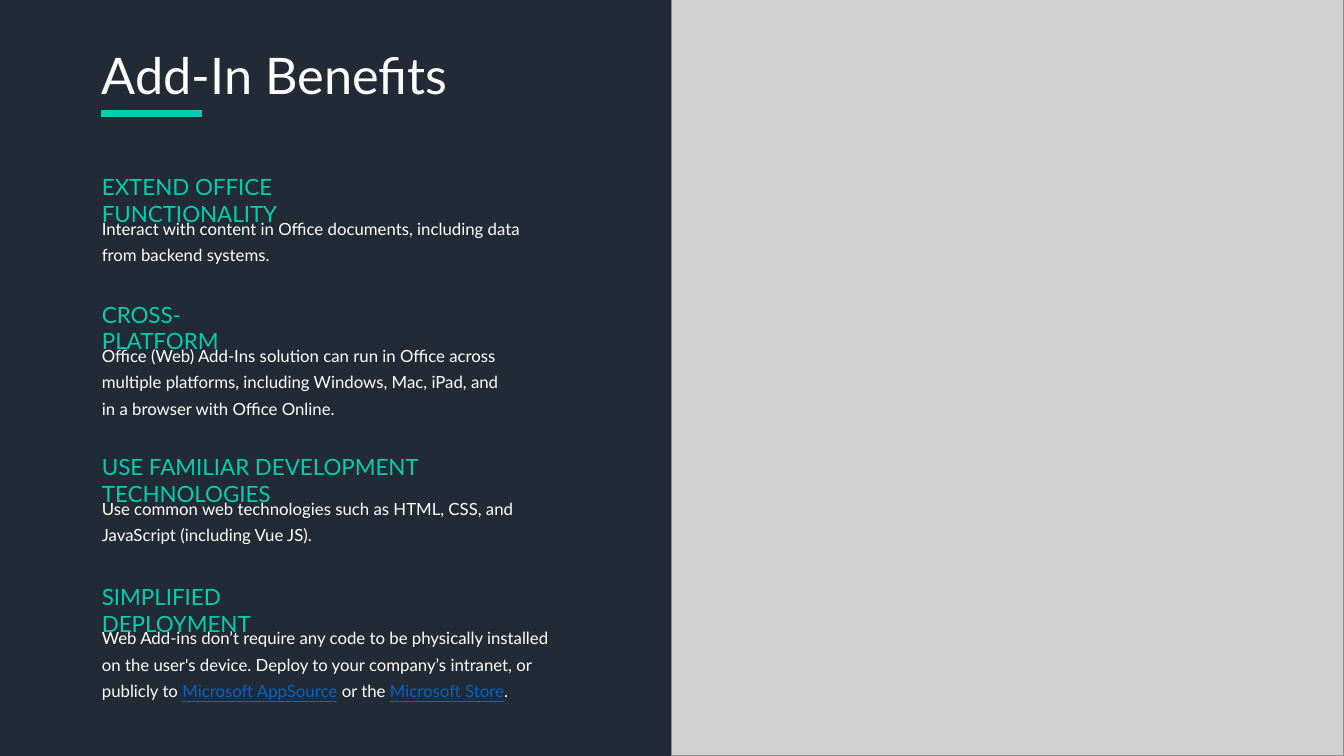
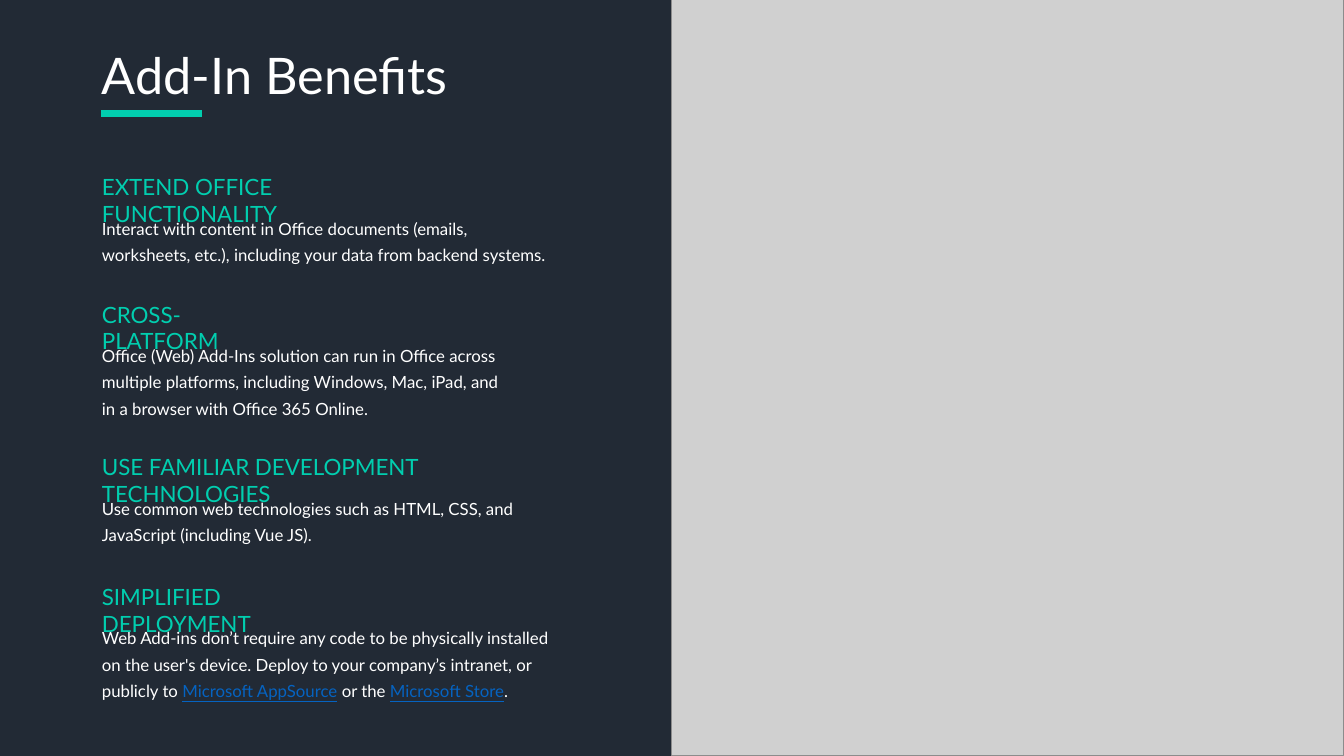
Before and after one commit to mleeb1/git-the-gist, a slide deck: slide 2 of Office Add-Ins.pptx. Drawn at 1344x756 pixels with LibreOffice and Linux fonts; fonts in the diff are those of the drawing; grey boxes stand for pictures. Boxes give left, top, right and bottom in pixels: in the first picture for what was removed or moved away, otherwise in the second. Text is boxed around its words. In the diff, an @@ line names an element or a change of style, - is before the commit and + after.

Commit message:
PPT Updates

```diff
--- a/Office Add-Ins.pptx
+++ b/Office Add-Ins.pptx
@@ text at <box>102,221,546,264</box>: text changed @@
-Interact with content in Office documents, including data from backend systems.
+Interact with content in Office documents (emails, worksheets, etc.), including your data from backend systems.
@@ text at <box>102,348,498,415</box>: text changed @@
-Office (Web) Add-Ins solution can run in Office across multiple platforms, including Windows, Mac, iPad, and in a browser with Office Online.
+Office (Web) Add-Ins solution can run in Office across multiple platforms, including Windows, Mac, iPad, and in a browser with Office 365 Online.
```
Also in this commit, not shown: 1 other slide changed.
